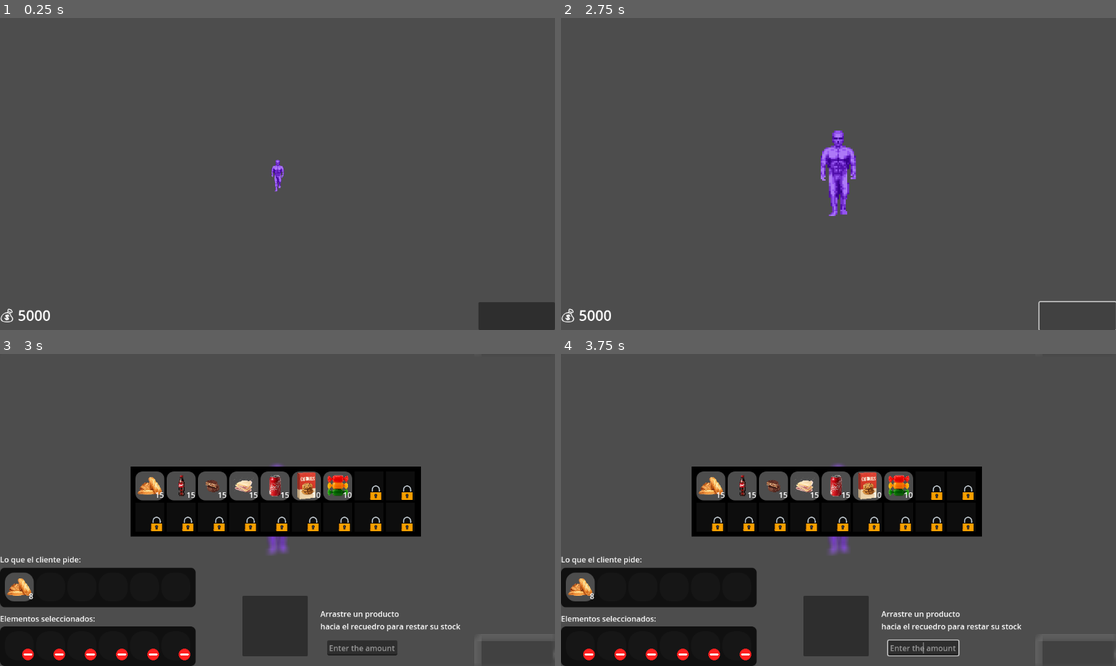
Above: before the commit, frames 1-4 (two rows, left to right).
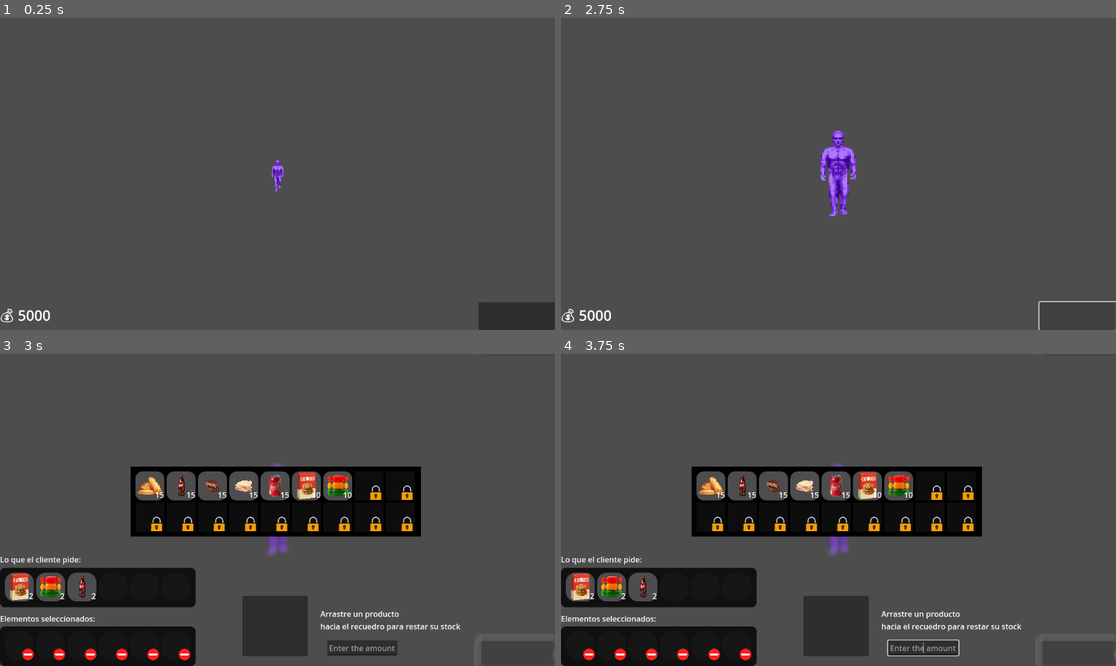
Above: after the commit, the same moments.

Repository: Rayclu/5noches
Game: Godot game, scene res://scenes/control.tscn
The game is run twice, just before and just after one commit, with the same random seed, the same clock (stepped at 60 frames per second) and the same inputs. The project has no main scene, so this scene is started directly.
Inputs (mouse positions are in pixels of both pictures, inside the frame that each line leads up to):
- Up to frame 1 (0.25 s): no input
- Up to frame 2 (2.75 s): click (1077, 317) at 0.5 s; click (1077, 317) at 1.25 s; click (1077, 317) at 2 s
- Up to frame 3 (3 s): tap Enter (ui_accept) at 2.75 s; tap E (e) at 2.85 s
- Up to frame 4 (3.75 s): tap Enter (ui_accept) at 3.02, 3.05, 3.32 s; click (921, 647) at 3.52 s; type "12" at 3.6 s

Frames 1-2 are identical in both runs. In frame 3, 1.2% of the frame differs, in the area x 1-51%, y 35-80%; in frame 4, 1.2%.

Commit message:
ya no esta mas en bolas jaja. a realizar futura implementacion

Diff:
--- a/control.gd
+++ b/control.gd
@@ -16,8 +16,8 @@
 	ClientPanel.hide()
 
 func _input(event: InputEvent) -> void:
-	print("asdasdaslñdk")
-	if Input.is_action_just_pressed("ui_accept"):
+	prints(Input.is_action_just_pressed("ui_accept"), i, !LeftAnimation.is_playing())
+	if Input.is_action_just_pressed("ui_accept")&& i==0 && !LeftAnimation.is_playing():
 		LeftAnimation.show()
 		LeftAnimation.play("Enter")
 		CLIENT.ChoseElementsToBuy()
@@ -34,7 +34,7 @@
 		AnimationLeft.tween_property(LeftAnimation, "scale", Vector2(1,1), 10)
 		await get_tree().create_timer(0.5).timeout
 		LeftAnimation.sprite_frames.remove_frame("Back", 0)
-		i+=1
+		i-=1
 
 func StoleAnimation():
 	pass
